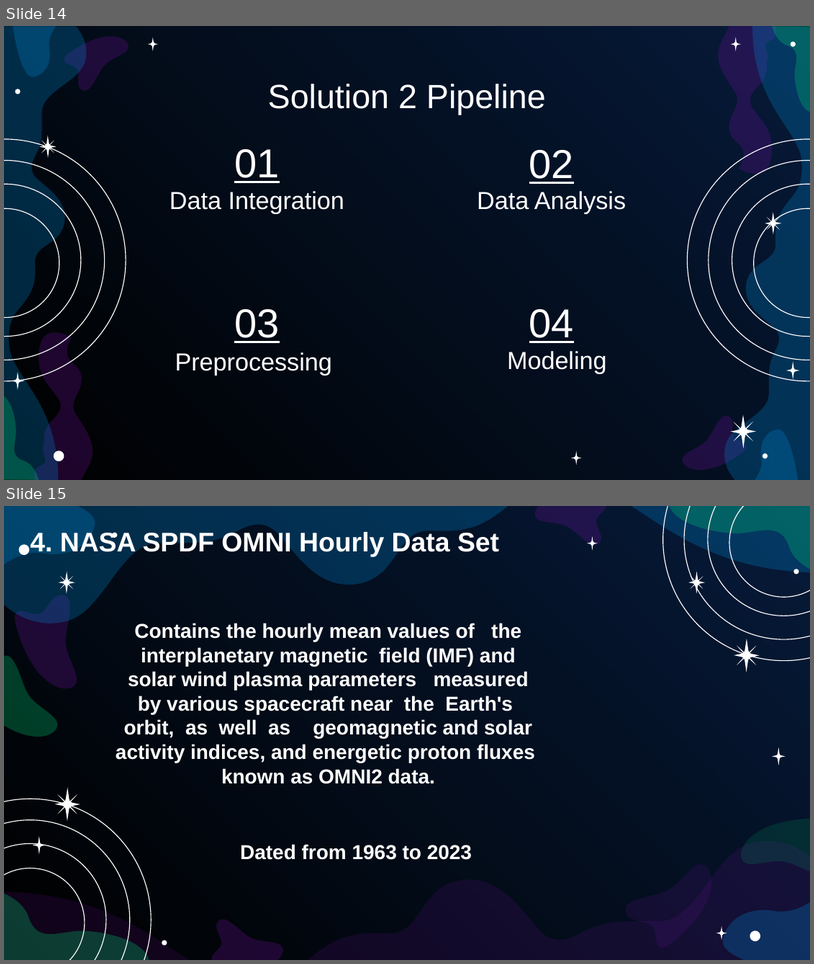
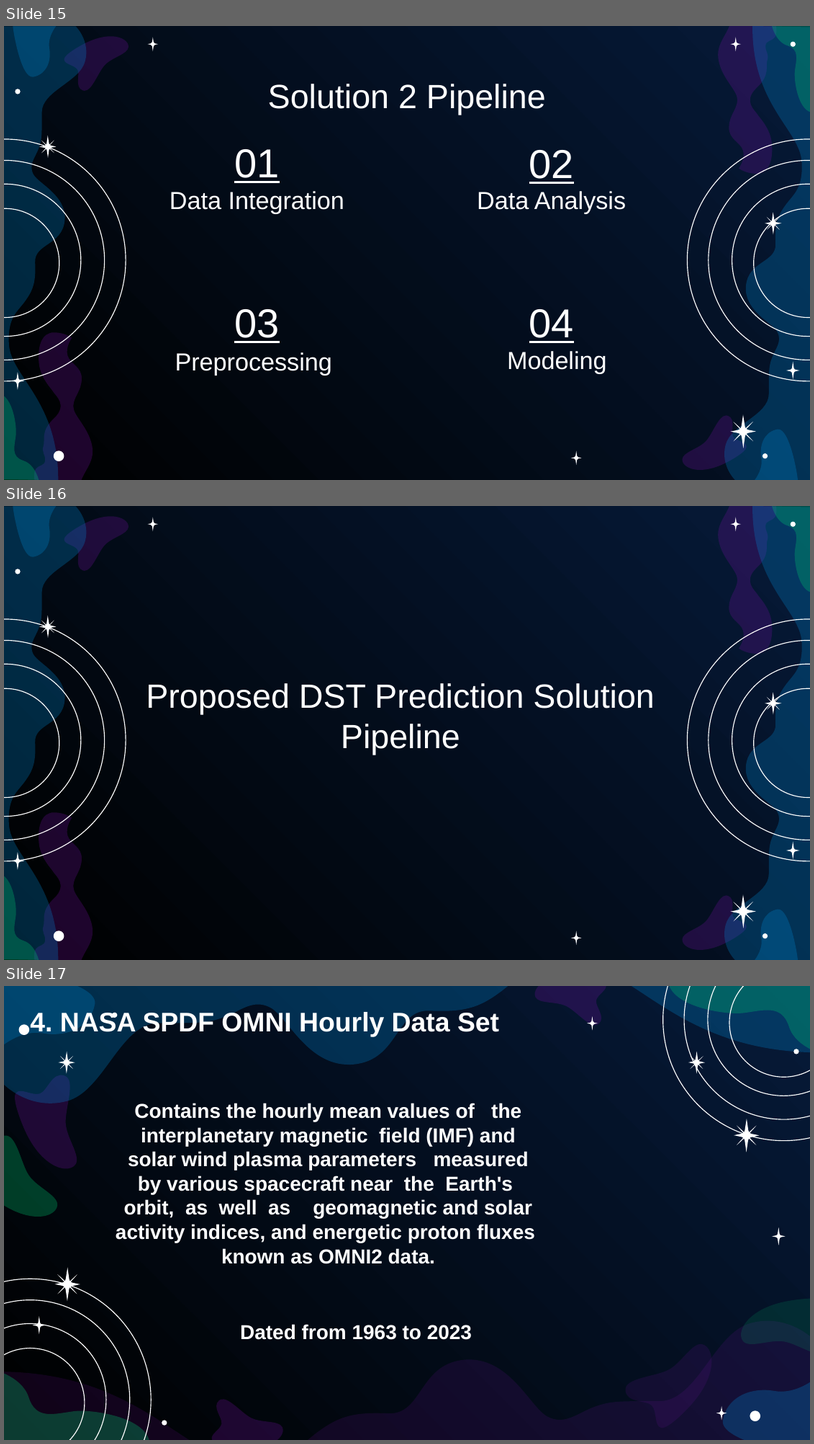
Before and after one commit to NourKamaly/DevelopTheOracleOfDSCOVR-NASA-Space-Apps-2023, a slide deck: 4. Presentation/Solar Xplorers.pptx. Shown one above the other, each under a label of ours: slides 14 and 15 before the commit, slides 15, 16 and 17 after it. The pictures are 814x964 and 814x1444 pixels, drawn with LibreOffice and Linux fonts; fonts in the diff are those of the drawing. Boxes give left, top, right and bottom in pixels: in the first picture for what was removed or moved away, otherwise in the second. Text is boxed around its words. In the diff, an @@ line names an element or a change of style, - is before the commit and + after.

```diff
--- a/4. Presentation/Solar Xplorers.pptx
+++ b/4. Presentation/Solar Xplorers.pptx
@@ slide 16 added at [4,506,810,960], background gradient #000000 to #061A38; not listed: 30 template elements that a slide beside it also shows @@
@@ title added at [146,683,654,754], 30 pt, text #FFFFFF @@
+Proposed DST Prediction Solution Pipeline
@@ what was slide 14 is now slide 15 @@
@@ what was slide 15 is now slide 17 @@
```
Also in this commit, not shown: 1 slide changed, 1 other slide added.
